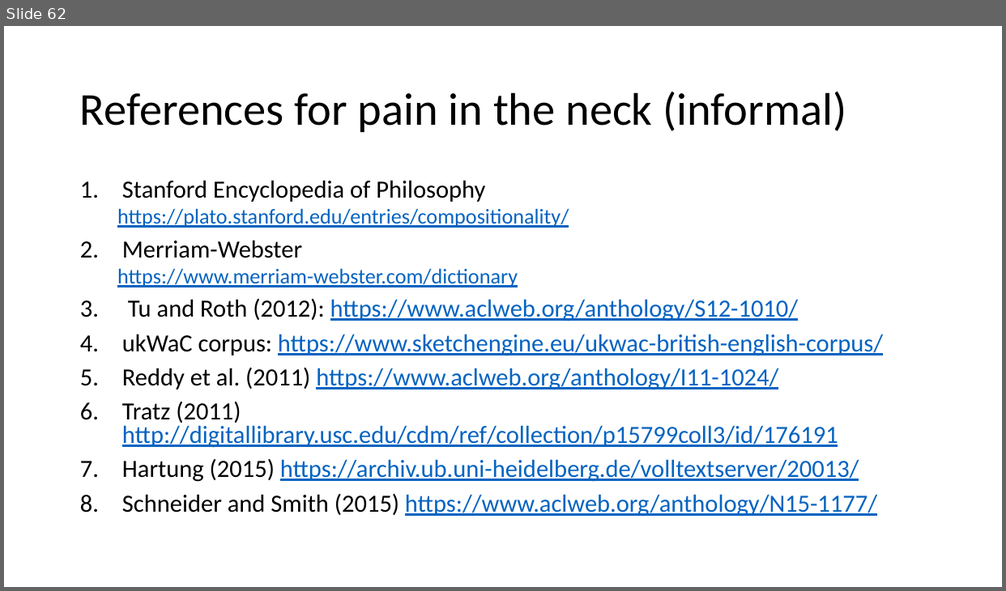
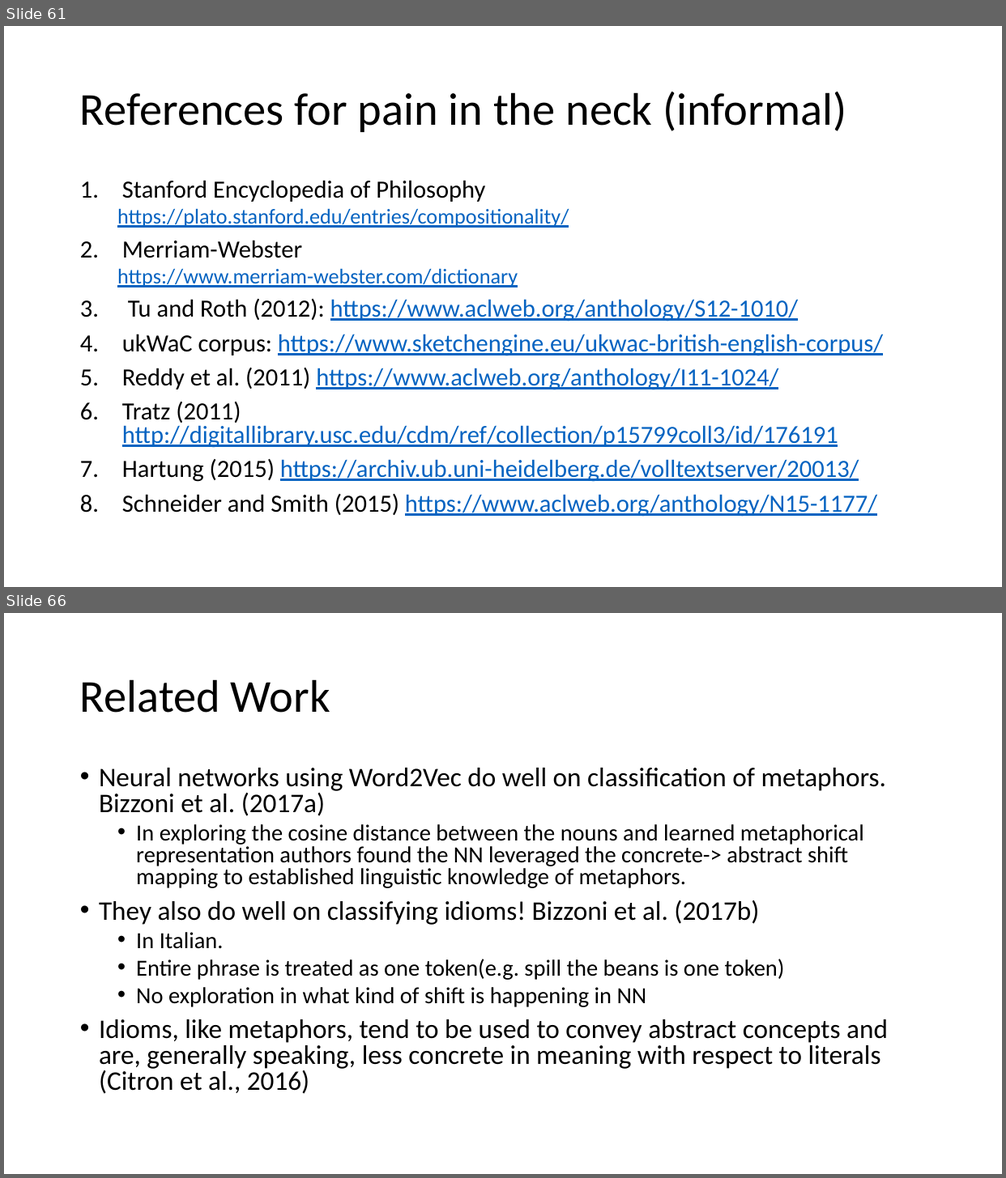
Before and after one commit to spacemanidol/AnalyzingNeuralLanguageModelsGroup1, a slide deck: PaperPresentation02202020.pptx. Shown one above the other, each under a label of ours: slide 62 before the commit, slides 61 and 66 after it; the slides between them are not shown. The pictures are 1006x591 and 1006x1178 pixels, drawn with LibreOffice and Linux fonts; fonts in the diff are those of the drawing. Boxes give left, top, right and bottom in pixels: in the first picture for what was removed or moved away, otherwise in the second. Text is boxed around its words. In the diff, an @@ line names an element or a change of style, - is before the commit and + after.

```diff
--- a/PaperPresentation02202020.pptx
+++ b/PaperPresentation02202020.pptx
@@ slide 66 added at [4, 613, 1002, 1174], background #FFFFFF @@
@@ title added at [80, 679, 330, 713], 44 pt, text #000000 @@
+Related Work
@@ text added at [99, 768, 888, 1094], 22.2 pt, text #000000 @@
+• Neural networks using Word2Vec do well on classification of metaphors. Bizzoni et al. (2017a)
+  • In exploring the cosine distance between the nouns and learned metaphorical representation authors found the NN leveraged the concrete-> abstract shift mapping to established linguistic knowledge of metaphors.
+• They also do well on classifying idioms! Bizzoni et al. (2017b)
+  • In Italian.
+  • Entire phrase is treated as one token(e.g. spill the beans is one token)
+  • No exploration in what kind of shift is happening in NN
+• Idioms, like metaphors, tend to be used to convey abstract concepts and are, generally speaking, less concrete in meaning with respect to literals (Citron et al., 2016)
@@ what was slide 62 is now slide 61 @@
```
Also in this commit, not shown: 4 slides changed, 11 other slides added, 5 slides removed, 2 other files.
